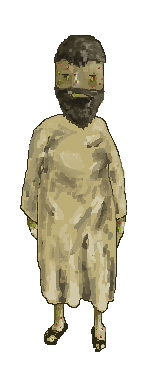
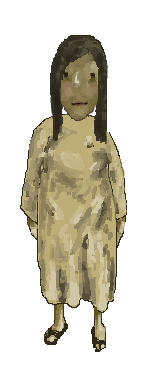
Layer changes from the first 150 x 368 image to the second:
hid "Layer 5" over [29, 64, 124, 347]
hid "Layer 4 copy" over [29, 37, 124, 347]
added layer "Layer 4 copy 2" above "Layer 4" over [29, 37, 124, 347]
